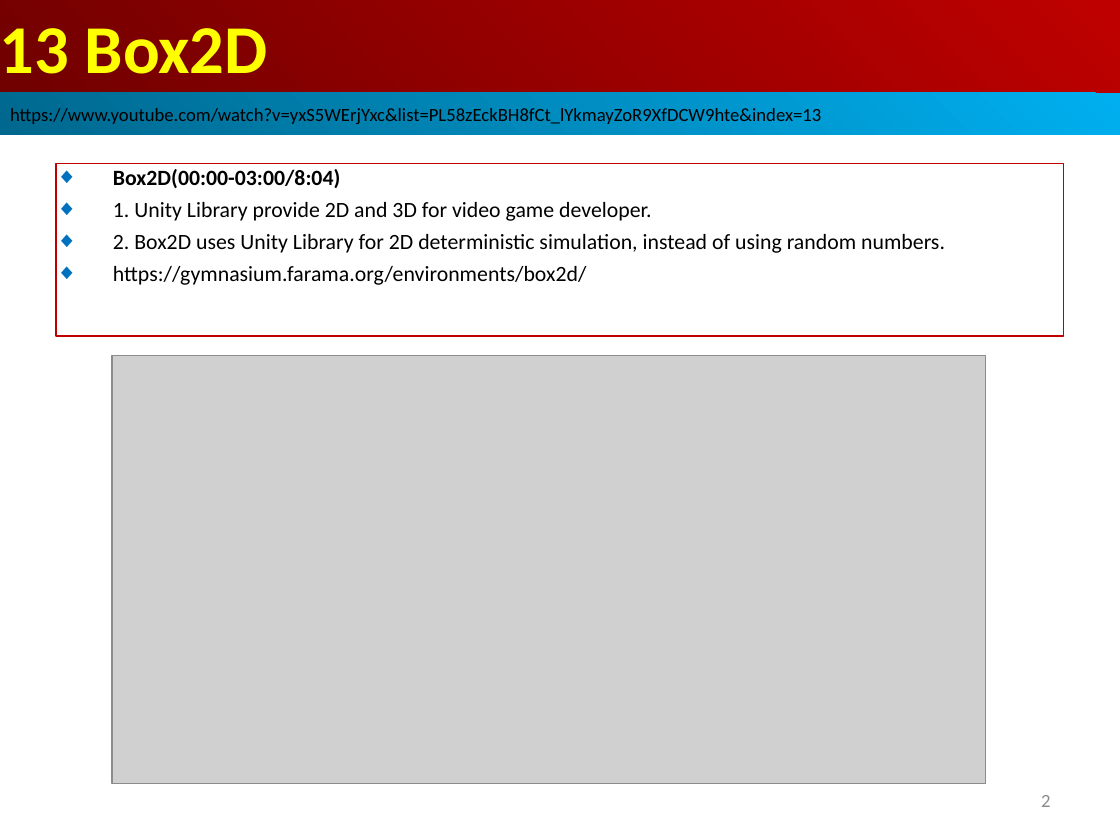
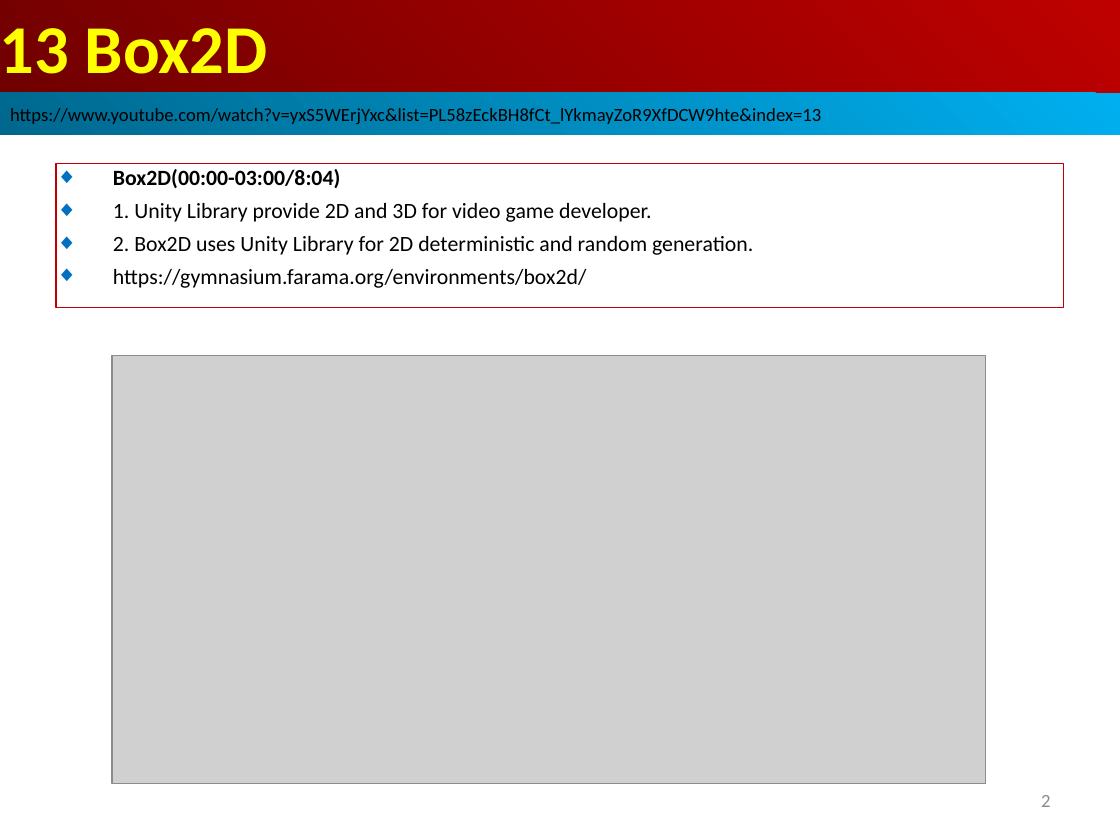
Before and after one commit to peterhchen/AIU_CS513_DRL, a slide deck: slide 2 of 000_DRL_JC/013_Box2D/001_Video/013_Box2D.ppt. Drawn at 1120x840 pixels with LibreOffice and Linux fonts; fonts in the diff are those of the drawing; grey boxes stand for pictures. Boxes give left, top, right and bottom in pixels: in the first picture for what was removed or moved away, otherwise in the second. Text is boxed around its words. In the diff, an @@ line names an element or a change of style, - is before the commit and + after.

Commit message:
Add files via upload
Box2D uses Unity Library for 2D Simulation and Random generation

```diff
--- a/000_DRL_JC/013_Box2D/001_Video/013_Box2D.ppt
+++ b/000_DRL_JC/013_Box2D/001_Video/013_Box2D.ppt
@@ rectangle "Box2D(00:00-03:00/8:04)" resized from (x1=56, y1=164, x2=1064, y2=336) to (x1=56, y1=164, x2=1064, y2=308) @@
@@ text in rectangle at (x1=113, y1=236, x2=753, y2=255): text changed @@
-◆ 2. Box2D uses Unity Library for 2D deterministic simulation, instead of using random numbers.
+◆ 2. Box2D uses Unity Library for 2D deterministic and random generation.
```
Also in this commit, not shown: 1 other slide changed, 9 slides added.
